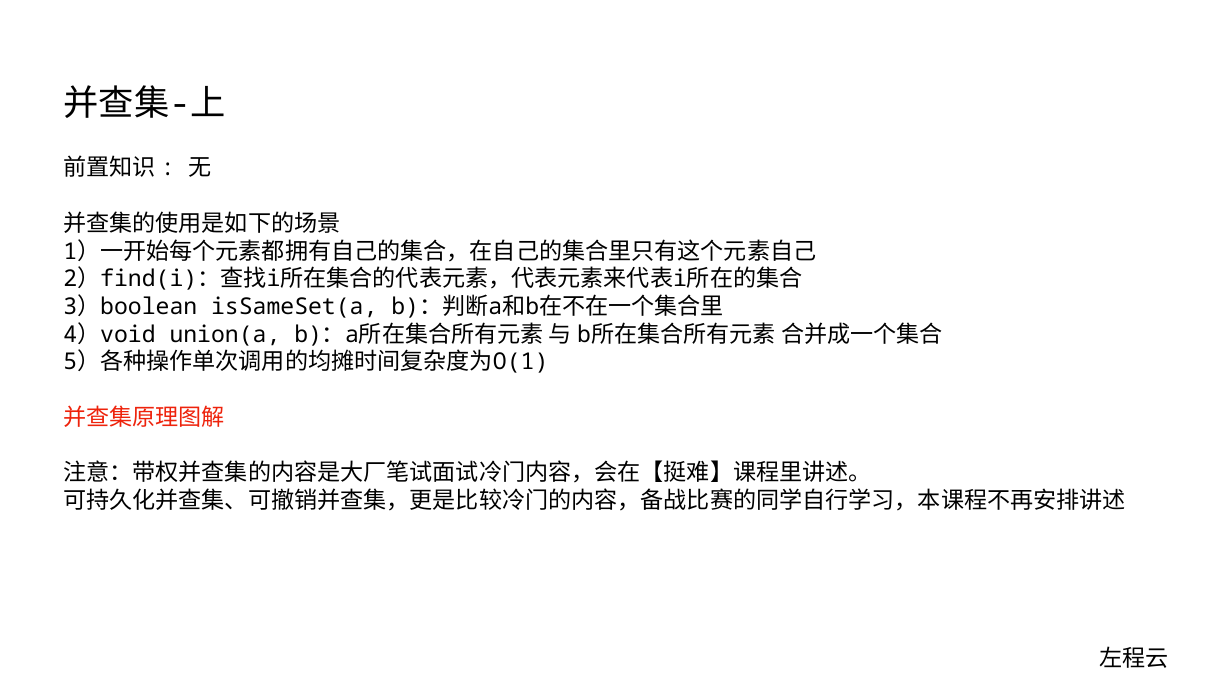
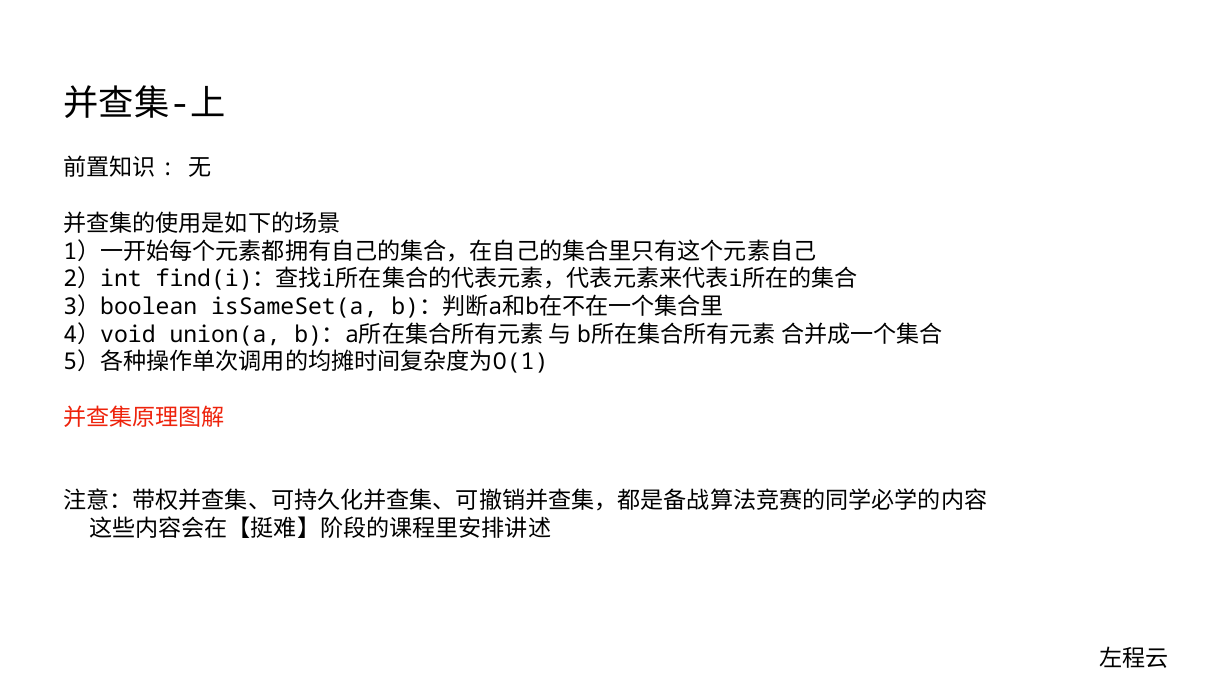
Before and after one commit to algorithmzuo/algorithm-journey, a slide deck: slide 1 of ppt/算法讲解056【必备】并查集-上.pptx. Drawn at 1232x693 pixels with LibreOffice and Linux fonts; fonts in the diff are those of the drawing. Boxes give left, top, right and bottom in pixels: in the first picture for what was removed or moved away, otherwise in the second. Text is boxed around its words. In the diff, an @@ line names an element or a change of style, - is before the commit and + after.

```diff
--- a/ppt/算法讲解056【必备】并查集-上.pptx
+++ b/ppt/算法讲解056【必备】并查集-上.pptx
@@ text at [63,266,858,290]: text changed @@
-2）find(i)：查找i所在集合的代表元素，代表元素来代表i所在的集合
+2）int find(i)：查找i所在集合的代表元素，代表元素来代表i所在的集合
@@ text at [63,488,987,538]: text changed @@
-注意：带权并查集的内容是大厂笔试面试冷门内容，会在【挺难】课程里讲述。
-可持久化并查集、可撤销并查集，更是比较冷门的内容，备战比赛的同学自行学习，本课程不再安排讲述
+注意：带权并查集、可持久化并查集、可撤销并查集，都是备战算法竞赛的同学必学的内容
+这些内容会在【挺难】阶段的课程里安排讲述
```
Also in this commit, not shown: 1 other slide changed, 1 other file.
